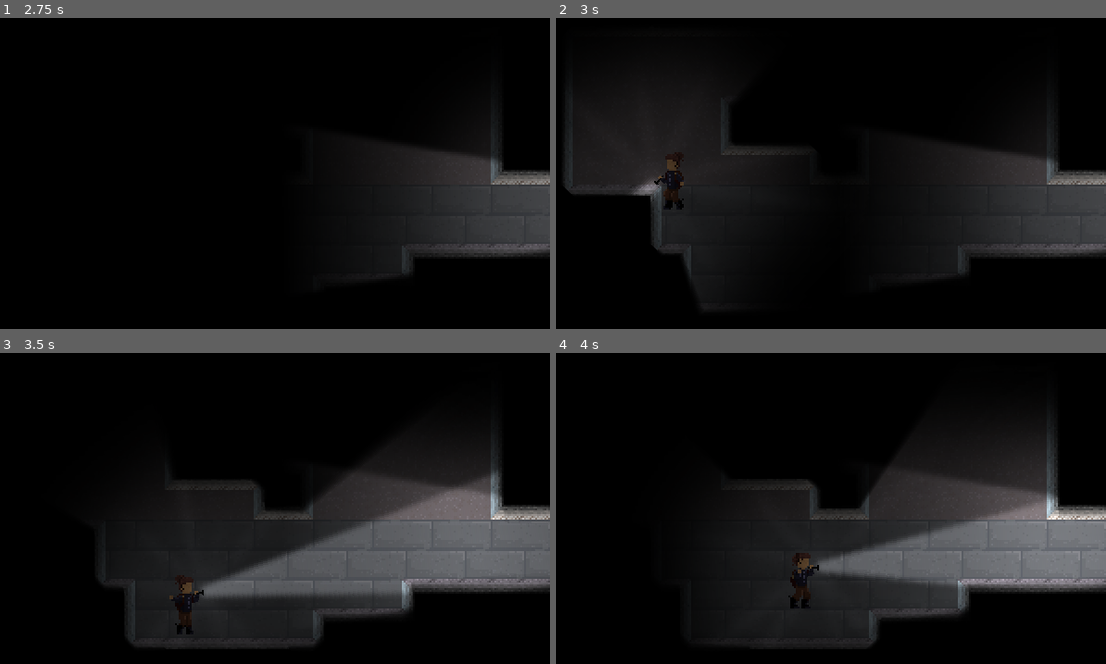
Above: before the commit, frames 1-4 (two rows, left to right).
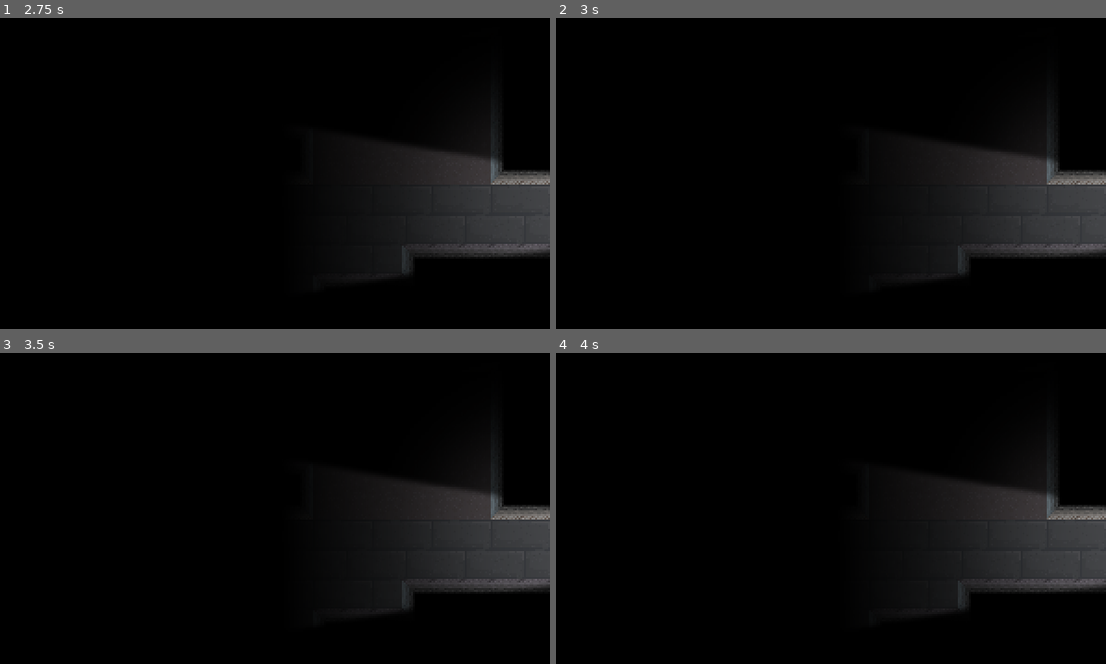
Above: after the commit, the same moments.

Repository: NathanBHart/Warehouse
Game: Godot game, scene res://World/Main.tscn
The game is run twice, just before and just after one commit, with the same random seed, the same clock (stepped at 60 frames per second) and the same inputs.
Inputs (mouse positions are in pixels of both pictures, inside the frame that each line leads up to):
- Up to frame 1 (2.75 s): tap Enter at 0.5 s; move the mouse to (396, 189) at 0.52 s; hold S (slide_faster) 0.53-1.28 s; hold D (walk_right) 0.53-2.03 s; tap Space (jump) at 0.77, 1.52 s; move the mouse to (385, 226) at 1.27 s; tap E (use) at 1.35 s; move the mouse to (313, 108) at 2.02 s; hold A (walk_left) from 2.03 s (still down); hold S (slide_faster) from 2.03 s (still down)
- Up to frame 2 (3 s): tap Space (jump) at 2.75 s; move the mouse to (781, 248) at 2.77 s; release A (walk_left) at 2.78 s; release S (slide_faster) at 2.78 s; hold D (walk_right) from 2.78 s (still down); tap E (use) at 2.85 s
- Up to frame 3 (3.5 s): keep holding D (walk_right); tap Space (jump) at 3.02 s
- Up to frame 4 (4 s): keep holding D (walk_right); move the mouse to (985, 564) at 3.52 s; hold S (slide_faster) from 3.53 s (still down); tap Space (jump) at 3.77 s

Frame 1 is identical in both runs. In frame 2, 11% of the frame differs, in the area x 1-45%, y 23-94%; in frame 3, 31%, in the area x 17-100%, y 33-96%; in frame 4, 28%.

Commit message:
Added death

Diff:
--- a/Player/Player.tscn
+++ b/Player/Player.tscn
@@ -1,10 +1,11 @@
-[gd_scene load_steps=14 format=2]
+[gd_scene load_steps=16 format=2]
 
 [ext_resource path="res://Player/Player.gd" type="Script" id=1]
 [ext_resource path="res://Graphics/Player/Player.png" type="Texture" id=2]
 [ext_resource path="res://Player/Player-Arm-Flashlight.png" type="Texture" id=3]
 [ext_resource path="res://Player/Flashlight.gd" type="Script" id=4]
 [ext_resource path="res://Player/Flashlight-Beam.png" type="Texture" id=5]
+[ext_resource path="res://EnemyComponents/Hurtbox.tscn" type="PackedScene" id=6]
 
 [sub_resource type="CapsuleShape2D" id=1]
 radius = 4.51984
@@ -153,6 +154,9 @@
 "values": [ Vector2( 2, -2 ), Vector2( 2, -1 ), Vector2( 2, -2 ), Vector2( 2, -1 ), Vector2( 2, -2 ) ]
 }
 
+[sub_resource type="CapsuleShape2D" id=9]
+radius = 5.0
+
 [node name="Player" type="KinematicBody2D"]
 collision_mask = 2
 script = ExtResource( 1 )
@@ -220,5 +224,16 @@
 anims/run = SubResource( 7 )
 anims/run-holding = SubResource( 8 )
 
+[node name="Hurtbox" parent="." instance=ExtResource( 6 )]
+collision_layer = 4
+collision_mask = 8
+
+[node name="CollisionShape2D" parent="Hurtbox" index="0"]
+position = Vector2( 0, -13 )
+shape = SubResource( 9 )
+
 [connection signal="timeout" from="AnimationTimers/TurnTimer" to="." method="_on_TurnTimer_timeout"]
 [connection signal="timeout" from="AnimationTimers/JumpTimer" to="." method="_on_JumpTimer_timeout"]
+[connection signal="area_entered" from="Hurtbox" to="." method="_on_Hurtbox_area_entered"]
+
+[editable path="Hurtbox"]
